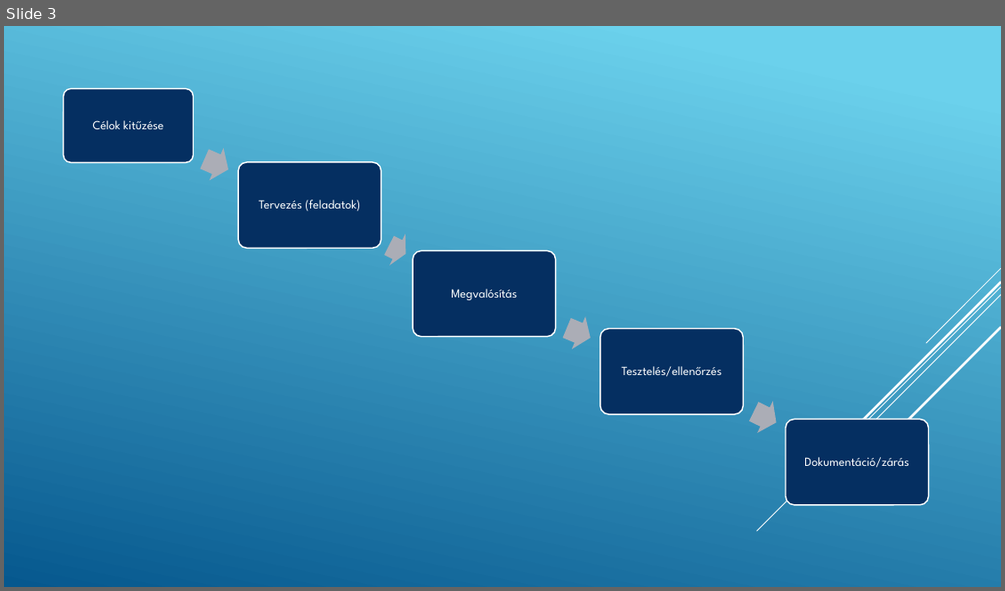
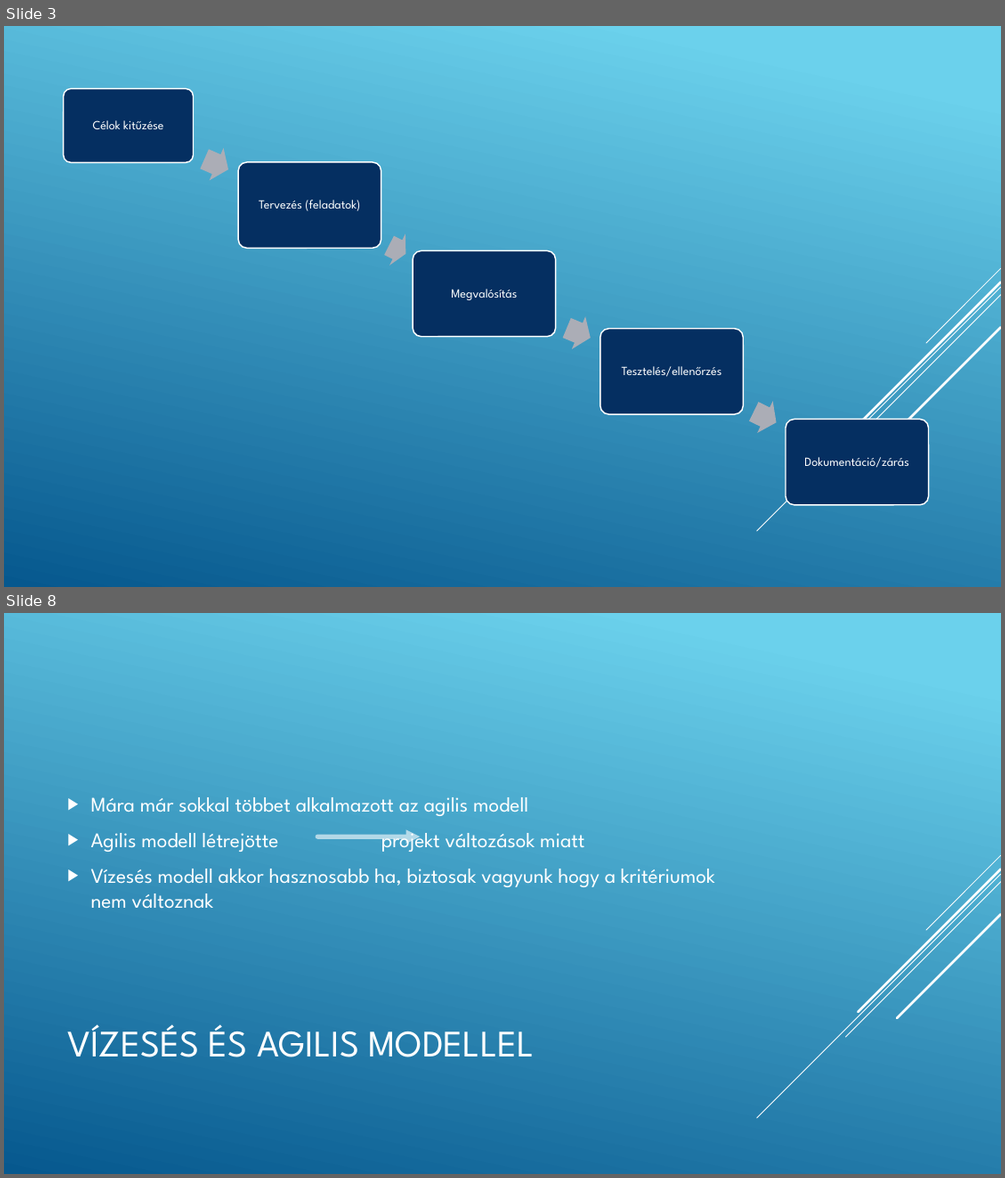
Before and after one commit to JelencsityMiklous/ppt, a slide deck: Vízesés modell.pptx. Shown one above the other, each under a label of ours: slide 3 before the commit, slides 3 and 8 after it; the slides between them are not shown. The pictures are 1005x591 and 1005x1178 pixels, drawn with LibreOffice and Linux fonts; fonts in the diff are those of the drawing. Boxes give left, top, right and bottom in pixels: in the first picture for what was removed or moved away, otherwise in the second. Text is boxed around its words. In the diff, an @@ line names an element or a change of style, - is before the commit and + after.

```diff
--- a/Vízesés modell.pptx
+++ b/Vízesés modell.pptx
@@ slide 8 added at [4, 613, 1001, 1174], background gradient #6ED2EB to #06588E; not listed: 5 template elements that a slide beside it also shows @@
@@ text added at [91, 797, 715, 908], 20 pt, text #FFFFFF @@
+▶ Mára már sokkal többet alkalmazott az agilis modell
+▶ Agilis modell létrejötte projekt változások miatt
+▶ Vízesés modell akkor hasznosabb ha, biztosak vagyunk hogy a kritériumok nem változnak
@@ arrow added from (317, 836) to (420, 836), #FFFFFF 4.5 pt @@
@@ title added at [67, 1024, 534, 1057], 36 pt, text #FFFFFF @@
+VÍZESÉS ÉS AGILIS MODELLEL
```
Also in this commit, not shown: 4 slides changed, 3 other slides added, 1 slide removed.
